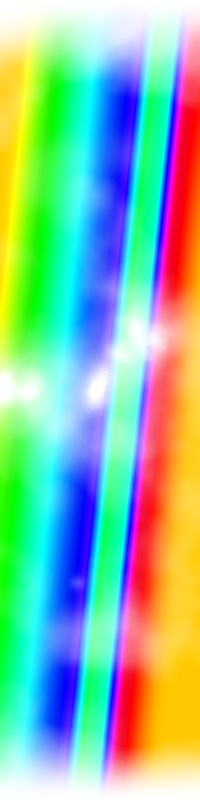
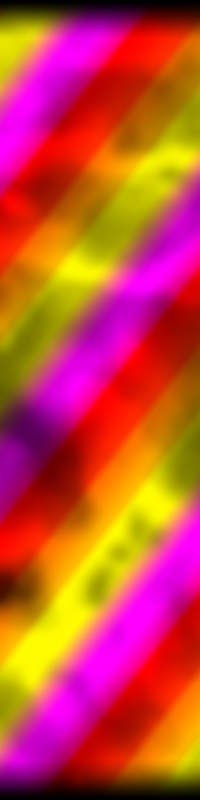
Two versions of the same layered image (200x800). Layer-by-layer changes:
added group "angle2" with 2 layers above "angle1" over [0, 0, 200, 800]
added layer "Layer 1 copy 2" in group "angle2" over [0, 0, 200, 800]
moved "Layer 1 copy" (2nd of 2, in "angle1") into group "angle1", painted on it over [0, 0, 200, 800]
showed "Layer 2" over [0, 0, 200, 800]
